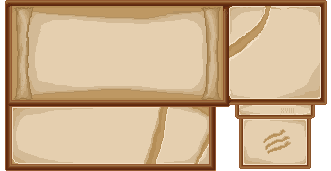
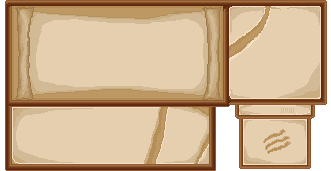
Revision of a layered 331px x 171px image; what changed, layer by layer:
pixels changed over (12, 7, 222, 100) (layer not identified)
